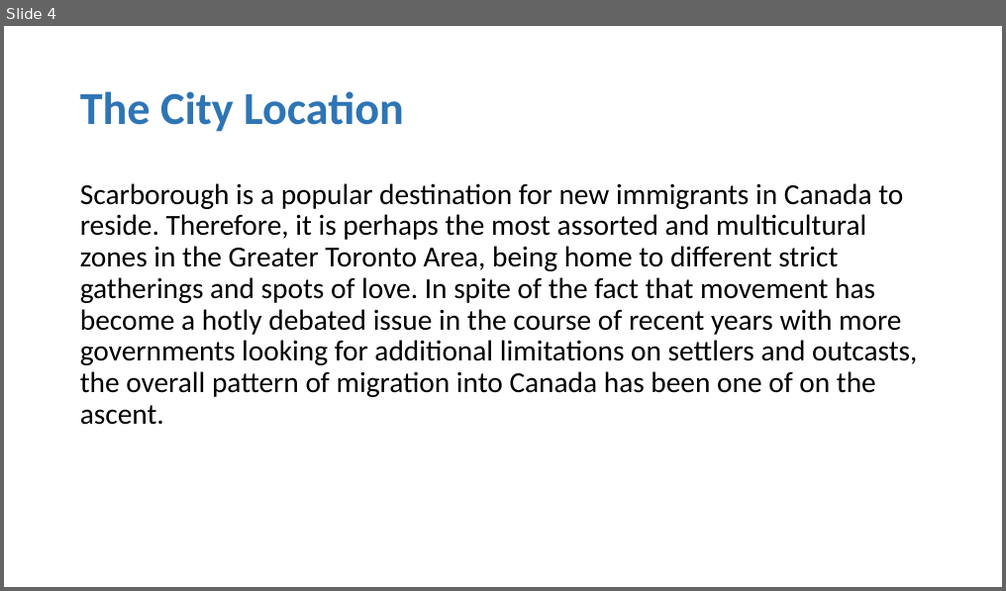
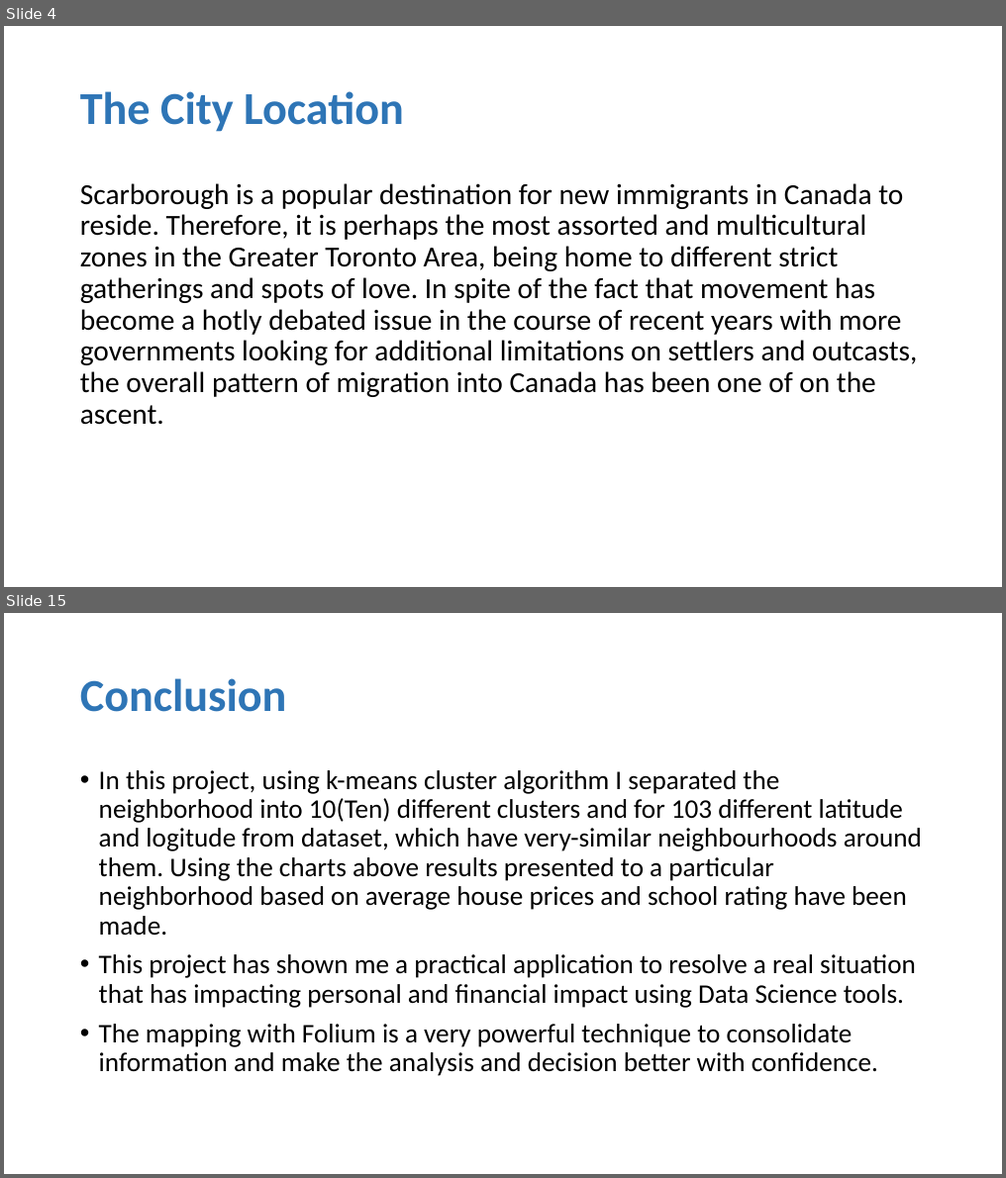
Before and after one commit to shafiq5/Coursera_Capstone, a slide deck: Week5/MyPresentation.pptx. Shown one above the other, each under a label of ours: slide 4 before the commit, slides 4 and 15 after it; the slides between them are not shown. The pictures are 1006x591 and 1006x1178 pixels, drawn with LibreOffice and Linux fonts; fonts in the diff are those of the drawing. Boxes give left, top, right and bottom in pixels: in the first picture for what was removed or moved away, otherwise in the second. Text is boxed around its words. In the diff, an @@ line names an element or a change of style, - is before the commit and + after.

```diff
--- a/Week5/MyPresentation.pptx
+++ b/Week5/MyPresentation.pptx
@@ slide 15 added at bbox=[4, 613, 1002, 1174], background #FFFFFF @@
@@ title added at bbox=[80, 678, 287, 712], 44 pt, text #2E75B6, bold @@
+Conclusion
@@ text added at bbox=[99, 770, 922, 1076], 25.9 pt, text #000000 @@
+• In this project, using k-means cluster algorithm I separated the neighborhood into 10(Ten) different clusters and for 103 different latitude and logitude from dataset, which have very-similar neighbourhoods around them. Using the charts above results presented to a particular neighborhood based on average house prices and school rating have been made.
+• This project has shown me a practical application to resolve a real situation that has impacting personal and financial impact using Data Science tools.
+• The mapping with Folium is a very powerful technique to consolidate information and make the analysis and decision better with confidence.
```
Also in this commit, not shown: 4 slides changed, 8 other slides added, 5 slides removed, 2 other files.
